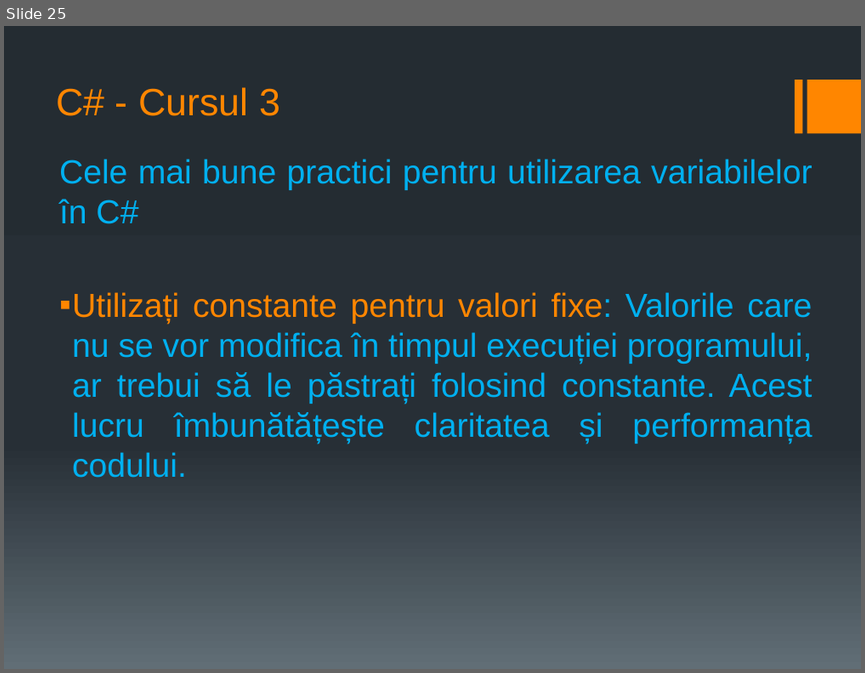
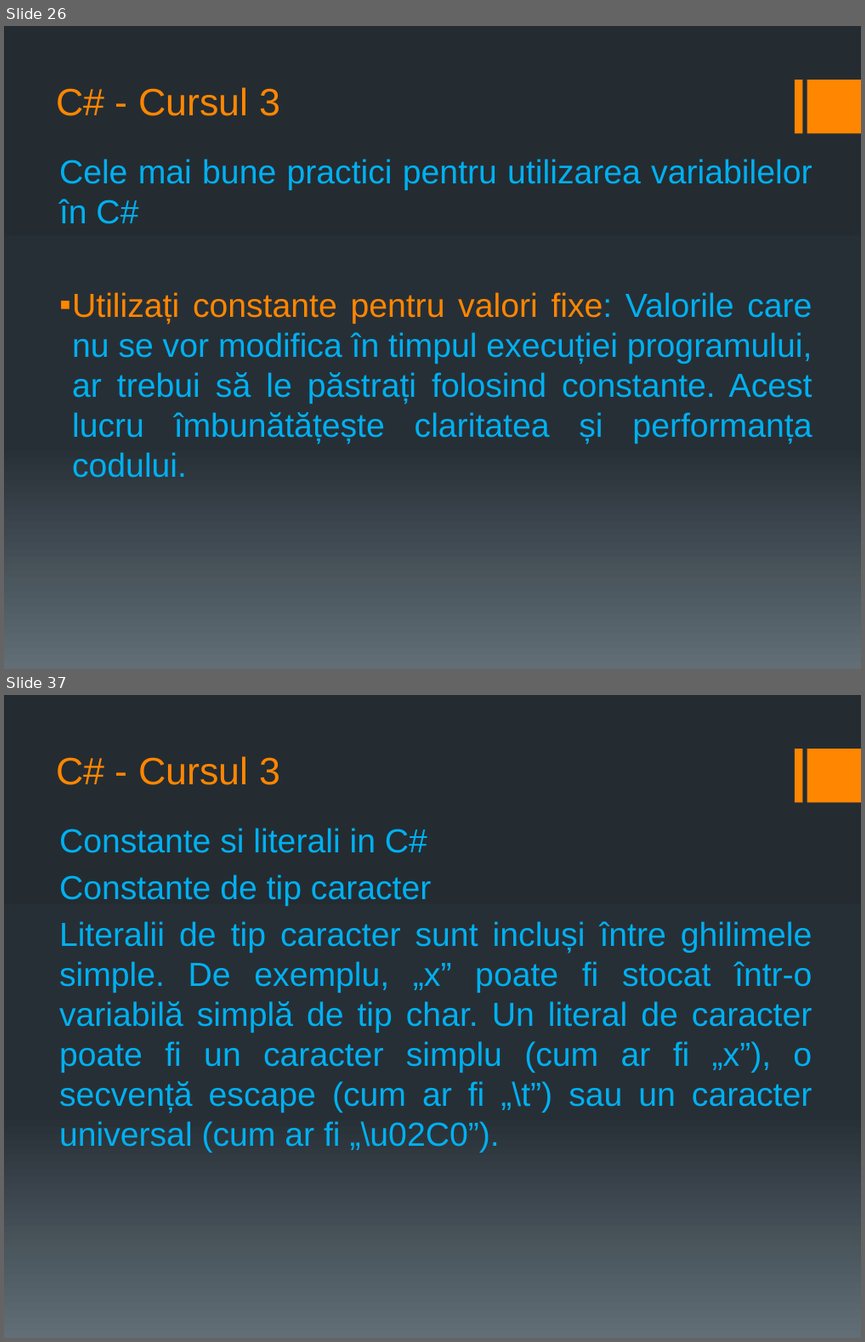
Before and after one commit to PelleRemus/Geoinformatica_Promotia_2025_2028, a slide deck: AlgoritmiSiStructuriDeDate1/Cursuri/cursul 3.pptx. Shown one above the other, each under a label of ours: slide 25 before the commit, slides 26 and 37 after it; the slides between them are not shown. The pictures are 865x673 and 865x1342 pixels, drawn with LibreOffice and Linux fonts; fonts in the diff are those of the drawing. Boxes give left, top, right and bottom in pixels: in the first picture for what was removed or moved away, otherwise in the second. Text is boxed around its words. In the diff, an @@ line names an element or a change of style, - is before the commit and + after.

Commit message:
structuri, enumeratii, constante; algoritmul pentru verificarea daca un numar este prim

```diff
--- a/AlgoritmiSiStructuriDeDate1/Cursuri/cursul 3.pptx
+++ b/AlgoritmiSiStructuriDeDate1/Cursuri/cursul 3.pptx
@@ slide 37 added at (x1=4, y1=695, x2=861, y2=1338), background gradient #242C33 to #273037 to #636D76; not listed: 2 template elements that a slide beside it also shows @@
@@ title added at (x1=56, y1=756, x2=280, y2=785), 32 pt, text #FF8600 @@
+C# - Cursul 3
@@ text added at (x1=59, y1=828, x2=812, y2=1152), 28 pt, text #00B0F0 @@
+Constante si literali in C#
+Constante de tip caracter
+Literalii de tip caracter sunt incluși între ghilimele simple. De exemplu, „x” poate fi stocat într-o variabilă simplă de tip char. Un literal de caracter poate fi un caracter simplu (cum ar fi „x”), o secvență escape (cum ar fi „\t”) sau un caracter universal (cum ar fi „\u02C0”).
@@ what was slide 25 is now slide 26 @@
```
Also in this commit, not shown: 2 slides changed, 22 other slides added, 5 other files.
